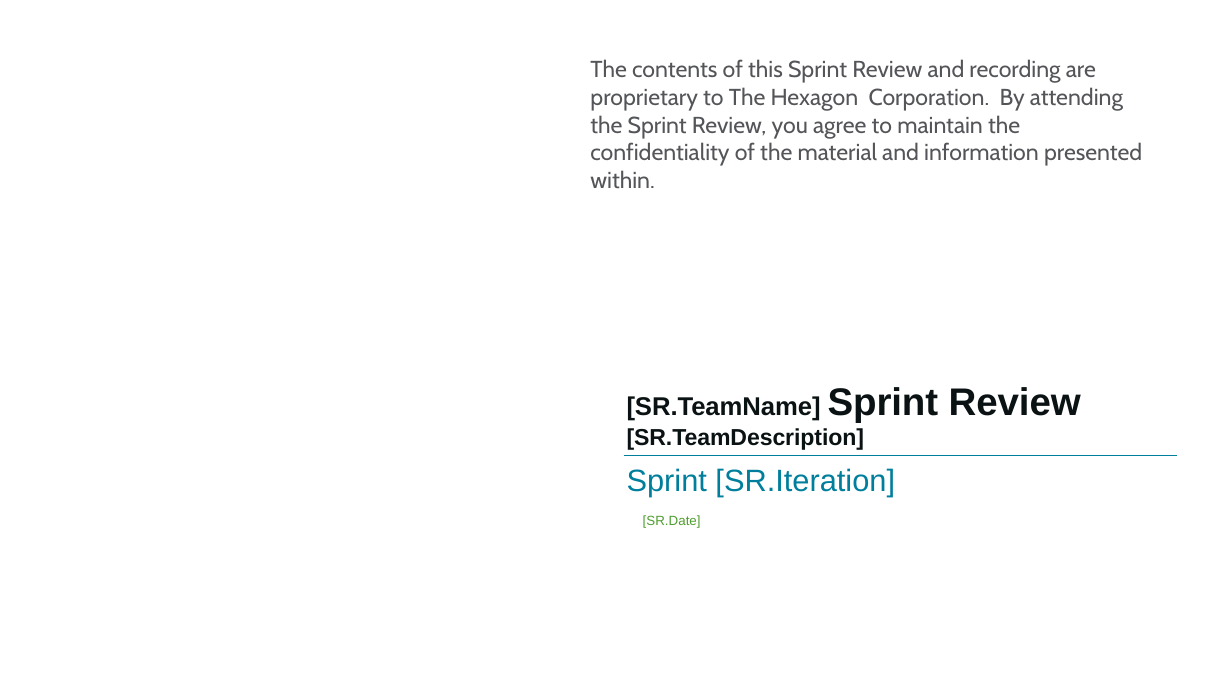
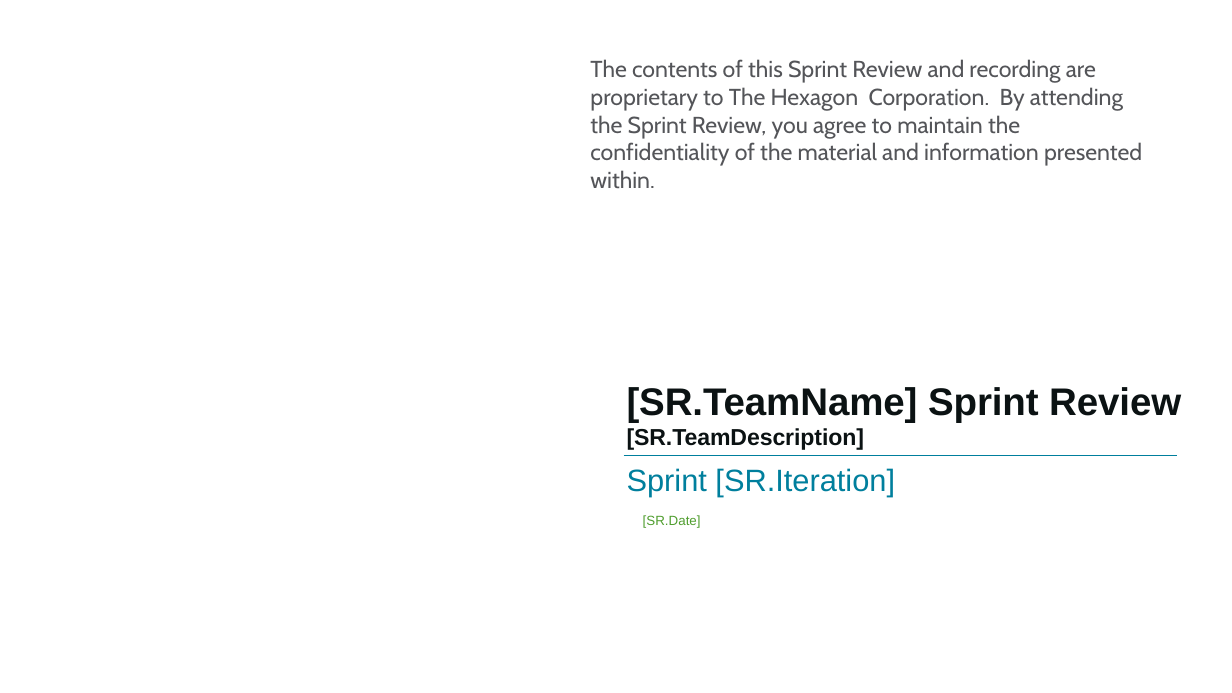
Before and after one commit to Pipecasso/AliasPaul, a slide deck: slide 1 of autosprintreview/Sprint Review Template.pptx. Drawn at 1232x693 pixels with LibreOffice and Linux fonts; fonts in the diff are those of the drawing; background and template pictures are left out. Boxes give left, top, right and bottom in pixels: in the first picture for what was removed or moved away, otherwise in the second. Text is boxed around its words. In the diff, an @@ line names an element or a change of style, - is before the commit and + after.

```diff
--- a/autosprintreview/Sprint Review Template.pptx
+++ b/autosprintreview/Sprint Review Template.pptx
@@ title "[SR.TeamName] Sprint Review [SR.TeamDescription]" at (x1=627, y1=387, x2=1181, y2=450): size 20 to 30 pt in "[SR.TeamName]" @@
```
Also in this commit, not shown: 1 other slide changed, 2 other files.
